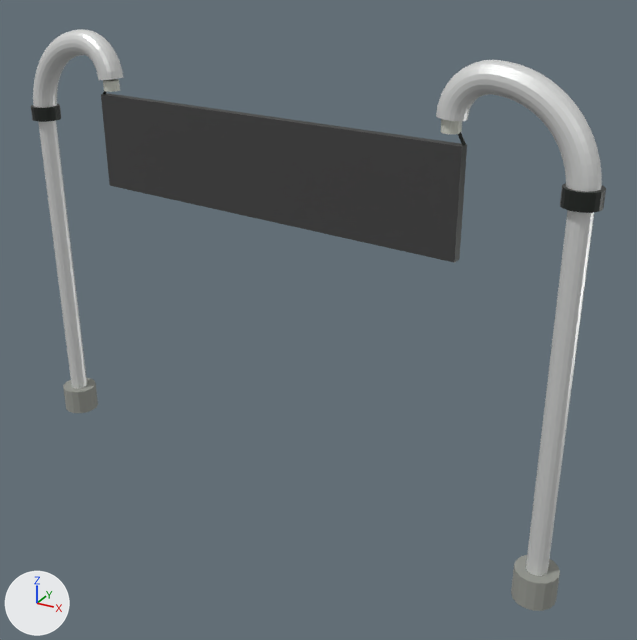
The glTF model assets/buildings/center-gai-gate/web/center-gai-gate.glb as it was, and as the next commit left it.
Both versions are drawn from a 50 mm camera at (-21.18, 26.25, 7.71) aimed at (-26.38, 35.69, 2.99). Arrows for +X, +Y and +Z are at lower left; the lights stay in place. The older version comes first. Vertices at exactly the same position are counted once.

The scene before the commit, as lines of its bpy script (objects in view):
```python
me_gate_base = bpy.data.meshes.new('gate_base')
me_gate_base.from_pydata(...)  # a 16-sided cylinder along z spanning x -31.47..-30.93, y 35.73..36.27, z 0.24..0.65; a 16-sided cylinder along z spanning x -23.27..-22.73, y 34.73..35.27, z 0.3..0.71
me_gate_base.materials.append(mat_gate_base)  # grey #959790
me_gate_crook = bpy.data.meshes.new('gate_crook')
me_gate_crook.from_pydata(...)  # 1064 vertices, 2112 faces; spans x -31.37..-22.83, y 34.83..36.17, z 0.65..6.55
me_gate_crook.materials.append(mat_gate_crook)  # white #e5e6e5
me_gate_frame = bpy.data.meshes.new('gate_frame')
me_gate_frame.from_pydata(...)  # 120 vertices, 216 faces; spans x -31.41..-22.79, y 34.79..36.21, z 4.35..5.94
me_gate_frame.materials.append(mat_gate_frame)  # dark grey #2c302d
ob_gate_base = bpy.data.objects.new('gate_base', me_gate_base)
ob_gate_base.location = (0.0, 0.0, 0.0)
ob_gate_crook = bpy.data.objects.new('gate_crook', me_gate_crook)
ob_gate_crook.location = (0.0, 0.0, 0.0)
ob_gate_frame = bpy.data.objects.new('gate_frame', me_gate_frame)
ob_gate_frame.location = (0.0, 0.0, 0.0)
# also in view: 'gate_panel' at (-27.1, 35.5, 5.0)
```
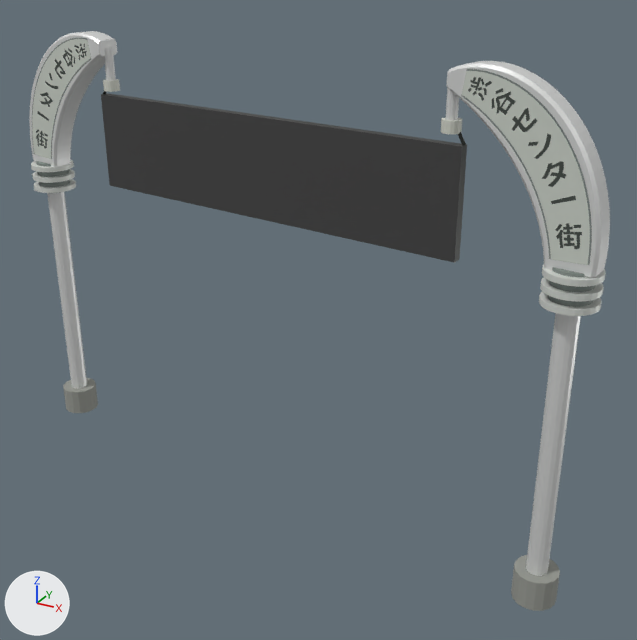
The edits, one by one:
Picture 'permanent_name' (img_permanent_name) is new.
Material 'gate_name' (mat_gate_name) is new.
Its texture is img_permanent_name.
Its roughness is 0.7.
Material 'gate_ribs' (mat_gate_ribs) is new.
Its base color is (0.72, 0.75, 0.71) (light grey #dde1db).
Its metallic is 0.25.
Its roughness is 0.48.
Material 'gate_recess' (mat_gate_recess) is new.
Its base color is (0.23, 0.27, 0.25) (grey #848e89).
Its metallic is 0.15.
Its roughness is 0.65.
me_gate_crook is used by ob_gate_crook; location (0.0, 0.0, 0.0).
me_gate_crook had 1064 vertices, 2112 faces and spanned x -31.37..-22.83, y 34.83..36.17, z 0.65..6.55.
me_gate_crook now has 512 vertices, 1000 faces and spans x -31.49..-22.71, y 34.81..36.19, z 0.65..6.52.
me_gate_crook part 1: a new loose piece, a 12-sided cylinder along z spanning x -29.78..-29.65, y 35.75..35.88, z 5.84..6.28, in mat_gate_crook (white #e5e6e5).
me_gate_crook part 2: a new loose piece, a 12-sided cylinder along z spanning x -24.55..-24.42, y 35.12..35.25, z 5.9..6.34, in mat_gate_crook (white #e5e6e5).
me_gate_crook part 3: the loose piece of 500 vertices spanning x -31.37..-29.54, y 35.65..36.17, z 5.26..6.49 is rebuilt with 200 vertices and now spans x -31.49..-29.69, y 35.66..36.19, z 4.48..6.46.
me_gate_crook part 4: the loose piece of 500 vertices spanning x -24.66..-22.83, y 34.83..35.35, z 5.32..6.55 is rebuilt with 200 vertices and now spans x -24.51..-22.71, y 34.81..35.34, z 4.54..6.52.
Part 5, on me_gate_crook:
32 vertices are removed from x -31.33..-22.87, y 34.87..36.13, z 5.27..5.33.
92 faces are deleted.
32 new vertices lie (0.0, 0.0, 3.84) away from vertices in x -31.33..-22.87, y 34.87..36.13, z 0.65..0.71.
92 new faces join them.
me_gate_frame is used by ob_gate_frame; location (0.0, 0.0, 0.0).
me_gate_frame had 120 vertices, 216 faces and spanned x -31.41..-22.79, y 34.79..36.21, z 4.35..5.94.
me_gate_frame now has 40 vertices, 64 faces and spans x -29.9..-24.3, y 35.1..35.9, z 4.35..5.94.
me_gate_frame part 6: the loose piece of 40 vertices spanning x -31.41..-30.99, y 35.79..36.21, z 5.15..5.35 is deleted.
me_gate_frame part 7: the loose piece of 40 vertices spanning x -23.21..-22.79, y 34.79..35.21, z 5.21..5.41 is deleted.
Mesh me_gate_name is new.
It has 88 vertices, 84 faces and spans x -31.41..-22.83, y 34.82..35.86, z 4.6..6.44.
It uses material mat_gate_name (picture img_permanent_name).
Mesh me_gate_ribs is new.
It consists of a 24-sided cylinder along z spanning x -31.51..-30.89, y 35.69..36.31, z 4.09..4.16; a 24-sided cylinder along z spanning x -31.51..-30.89, y 35.69..36.31, z 4.25..4.32; a 24-sided cylinder along z spanning x -31.51..-30.89, y 35.69..36.31, z 4.41..4.48; a 24-sided cylinder along z spanning x -23.31..-22.69, y 34.69..35.31, z 4.15..4.22; a 24-sided cylinder along z spanning x -23.31..-22.69, y 34.69..35.31, z 4.31..4.38; a 24-sided cylinder along z spanning x -23.31..-22.69, y 34.69..35.31, z 4.47..4.54.
It uses material mat_gate_ribs (light grey #dde1db).
Mesh me_gate_recess is new.
It has 168 vertices, 236 faces and spans x -31.43..-22.77, y 34.77..36.23, z 4.07..6.46.
It uses material mat_gate_recess (grey #848e89).
Object 'gate_name' (ob_gate_name) is new; it shows me_gate_name.
Its location is (0.0, 0.0, 0.0).
Object 'gate_ribs' (ob_gate_ribs) is new; it shows me_gate_ribs.
Its location is (0.0, 0.0, 0.0).
Object 'gate_recess' (ob_gate_recess) is new; it shows me_gate_recess.
Its location is (0.0, 0.0, 0.0).

Location of each change, [x1, y1, x2, y2] in pixels of the pictures (637 x 640 px; the box of a moved part takes in the faces that stretch with it):
'gate_crook', reshaped
    before: [33, 29, 602, 576]
    after: [29, 31, 610, 576]
'gate_name', added
    after: [32, 39, 590, 265]
'gate_ribs', added
    after: [31, 160, 606, 316]
'gate_recess', added
    after: [32, 38, 596, 307]
part 1 of me_gate_crook, added
    after: [104, 47, 116, 81]
part 2 of me_gate_crook, added
    after: [446, 88, 459, 120]
part 3 of me_gate_crook, rebuilt (71% taller)
    before: [33, 29, 123, 108]
    after: [29, 31, 118, 167]
part 4 of me_gate_crook, rebuilt (63% taller)
    before: [436, 60, 602, 192]
    after: [446, 61, 610, 277]
part 5 of me_gate_crook, moved or reshaped
    before: [38, 121, 594, 576]
    after: [47, 192, 581, 576]
part 6 of me_gate_frame, deleted
    before: [31, 104, 61, 122]
part 7 of me_gate_frame, deleted
    before: [560, 183, 606, 213]
